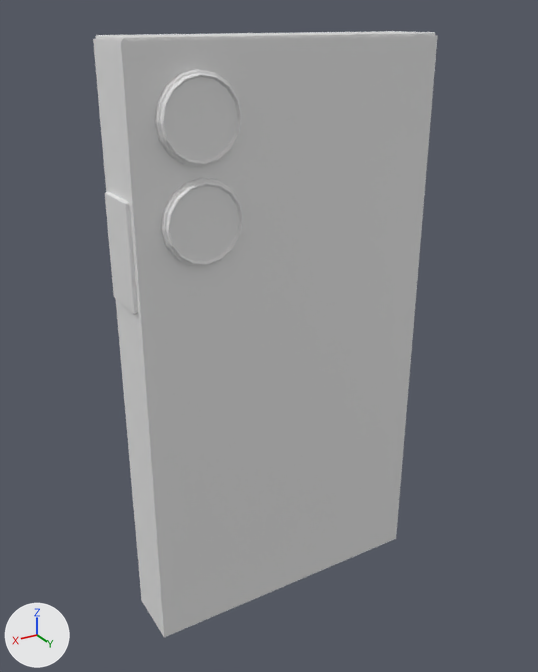
A saved change to the FBX model src/Assets/Items/Equipment/Phone/phone_01.fbx.
One viewpoint serves both versions: a 50 mm lens placed at (0.122, 0.199, 0.009), pointed at (0.003, -0.001, -0.09). Lighting does not change. The marker at lower left points along +X, +Y and +Z. The picture after the commit comes second. Vertices at exactly the same position are counted once.

Names of what the first picture shows: 'Phone_LOD0', 'UTM_Phone'.
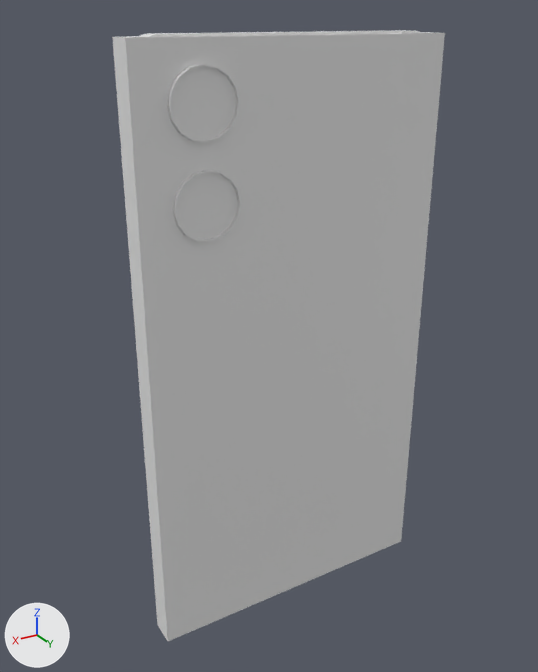
Where the change shows, as pixel boxes (x1, y1, x2, y2) in the pictures (538 x 672 px; the box of a moved part takes in the faces that stretch with it):
'UTM_Phone', moved, rescaled: before (93, 35, 438, 637); after (112, 32, 445, 641)
'Phone_LOD0', reshaped: before (95, 31, 435, 314); after (140, 30, 421, 242)
part 1 of me_cube_001, rebuilt: before (95, 31, 435, 314); after (140, 30, 421, 37)
part 2 of me_cube_001, moved or reshaped: before (155, 69, 241, 266); after (167, 64, 241, 242)

What changed in the scene script:
```text
Change me_cube_001:
    used by ob_phone_lod0; location = (0.0, 0.0011, -0.0858)
    remove me_cube_001.from_pydata(...)  # 738 vertices, 712 faces; spans x -0.054..0.053, y -0.012..0.012, z -0.103..0.09
    add me_cube_001.from_pydata(...)  # 706 vertices, 619 faces; spans x -0.049..0.049, y 0.003..0.014, z -0.103..0.091
    me_cube_001 part 1: the loose piece of 296 vertices spanning x -0.054..0.053, y -0.012..0.009, z -0.103..0.09 is rebuilt with 258 vertices and now spans x -0.049..0.049, y 0.003..0.01, z -0.103..0.091
    me_cube_001 part 2: 3 vertices moved within x 0.021..0.042, y 0.009..0.012, z 0.046..0.069; 434 vertices removed from x 0.019..0.044, y 0.008..0.012, z 0.028..0.083; 376 vertices added at x 0.02..0.043, y 0.009..0.014, z 0.036..0.085
    other edits to the shape of me_cube_001 do not show in these pictures
Change ob_utm_phone:
    ob_utm_phone.location: (0.0, 0.0011, -0.0858) -> (0.0, 0.0096, -0.085)
    ob_utm_phone.scale: (1.0, 1.0, 1.0) -> (1.0, 0.429, 1.0)
```
